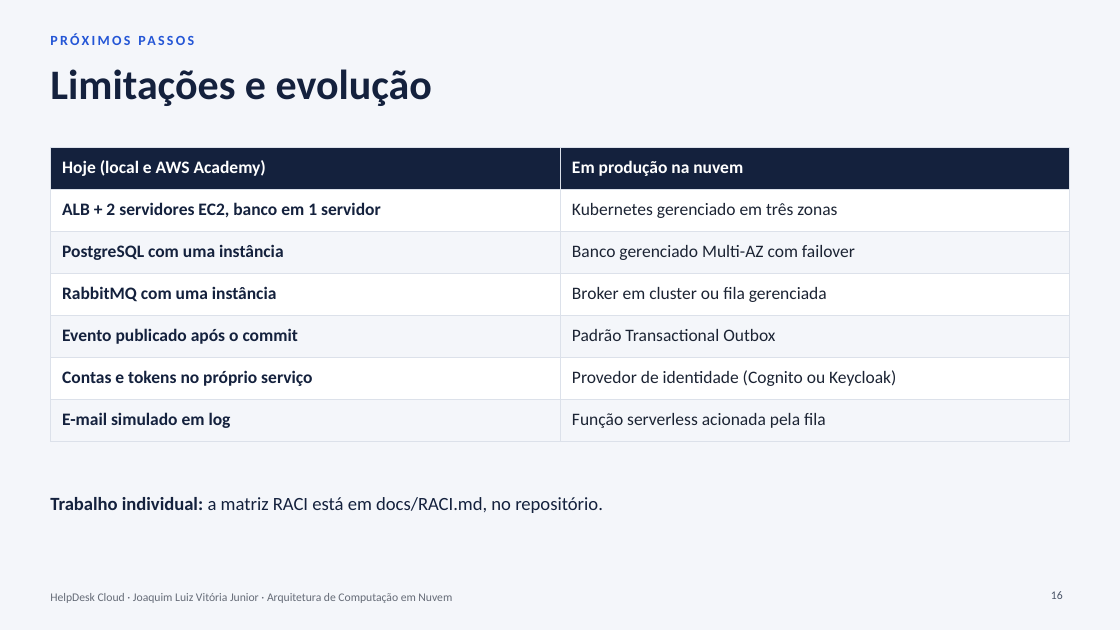
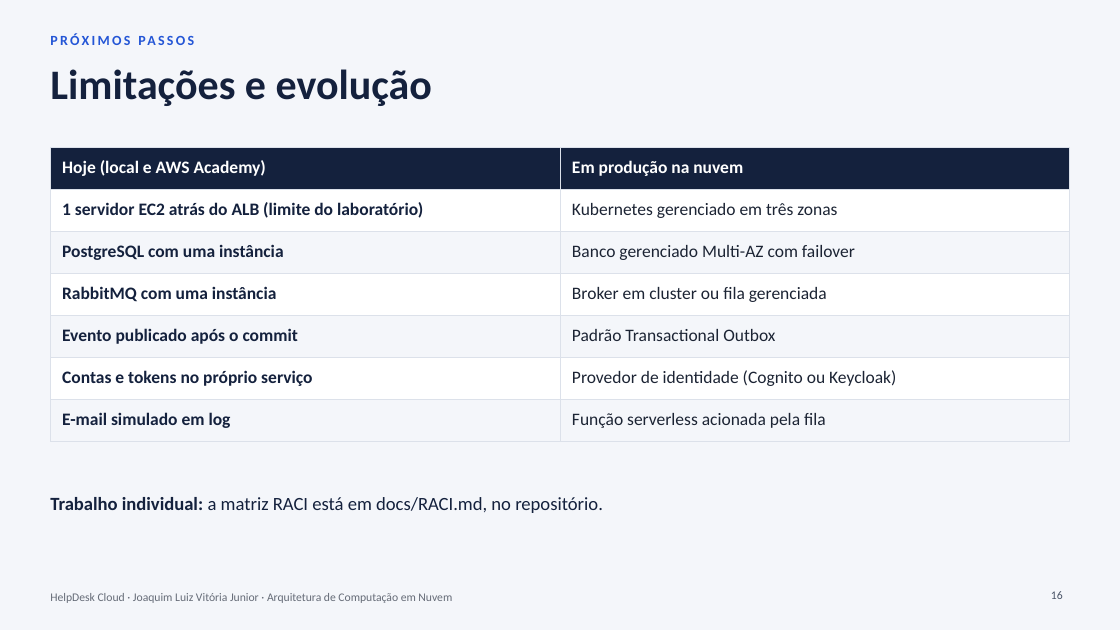
Before and after one commit to jlvjunior/HelpDesk, a slide deck: slide 16 of docs/apresentacao/HelpDesk-Cloud-Apresentacao.pptx. Drawn at 1120x630 pixels with LibreOffice and Linux fonts; fonts in the diff are those of the drawing. Boxes give left, top, right and bottom in pixels: in the first picture for what was removed or moved away, otherwise in the second. Text is boxed around its words. In the diff, an @@ line names an element or a change of style, - is before the commit and + after.

Commit message:
Infraestrutura AWS adaptada ao limite do laboratório

```diff
--- a/docs/apresentacao/HelpDesk-Cloud-Apresentacao.pptx
+++ b/docs/apresentacao/HelpDesk-Cloud-Apresentacao.pptx
@@ table at (50,147,1070,432) @@
-row 2, column 1: ALB + 2 servidores EC2, banco em 1 servidor
+row 2, column 1: 1 servidor EC2 atrás do ALB (limite do laboratório)
```
Also in this commit, not shown: 3 other slides changed, 12 other files.
